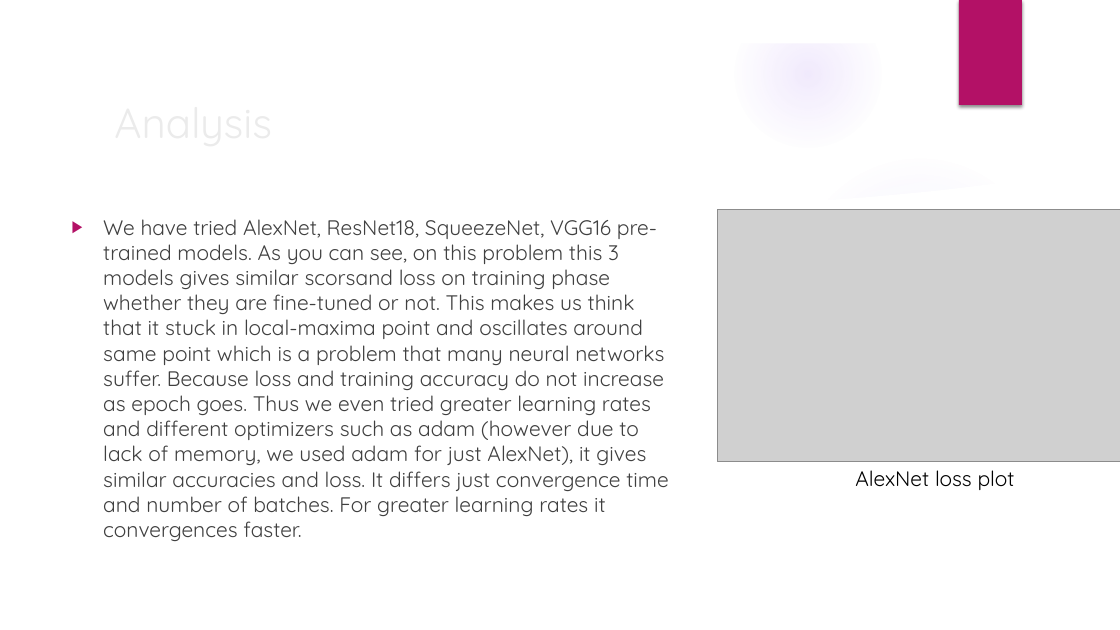
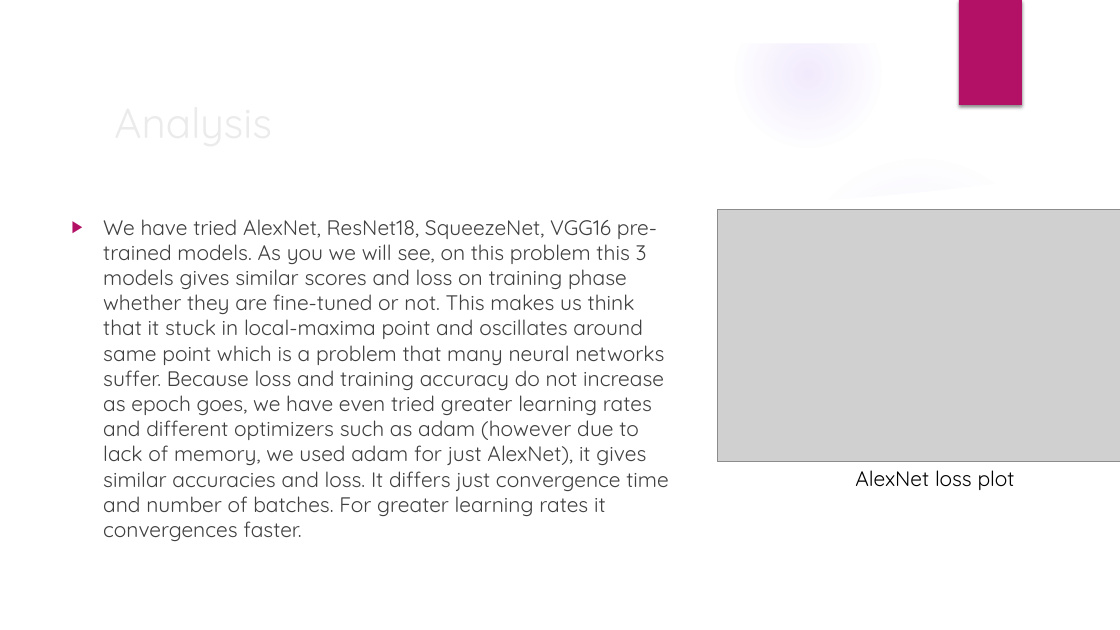
Before and after one commit to we-l-ee/bbm416, a slide deck: slide 10 of presentation/bbm416.pptx. Drawn at 1120x630 pixels with LibreOffice and Linux fonts; fonts in the diff are those of the drawing; grey boxes stand for pictures; background and template pictures are left out. Boxes give left, top, right and bottom in pixels: in the first picture for what was removed or moved away, otherwise in the second. Text is boxed around its words. In the diff, an @@ line names an element or a change of style, - is before the commit and + after.

Commit message:
presentation changes.

```diff
--- a/presentation/bbm416.pptx
+++ b/presentation/bbm416.pptx
@@ text at box(103, 219, 668, 541): text changed @@
-▶ We have tried AlexNet, ResNet18, SqueezeNet, VGG16 pre-trained models. As you can see, on this problem this 3 models gives similar scorsand loss on training phase whether they are fine-tuned or not. This makes us think that it stuck in local-maxima point and oscillates around same point which is a problem that many neural networks suffer. Because loss and training accuracy do not increase as epoch goes. Thus we even tried greater learning rates and different optimizers such as adam (however due to lack of memory, we used adam for just AlexNet), it gives similar accuracies and loss. It differs just convergence time and number of batches. For greater learning rates it convergences faster.
+▶ We have tried AlexNet, ResNet18, SqueezeNet, VGG16 pre-trained models. As you we will see, on this problem this 3 models gives similar scores and loss on training phase whether they are fine-tuned or not. This makes us think that it stuck in local-maxima point and oscillates around same point which is a problem that many neural networks suffer. Because loss and training accuracy do not increase as epoch goes, we have even tried greater learning rates and different optimizers such as adam (however due to lack of memory, we used adam for just AlexNet), it gives similar accuracies and loss. It differs just convergence time and number of batches. For greater learning rates it convergences faster.
```
